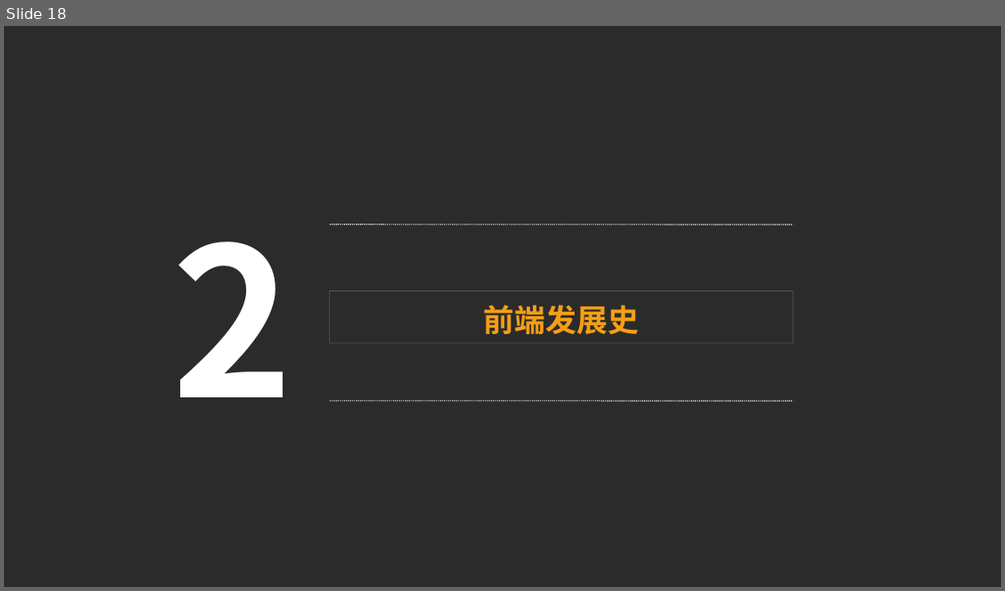
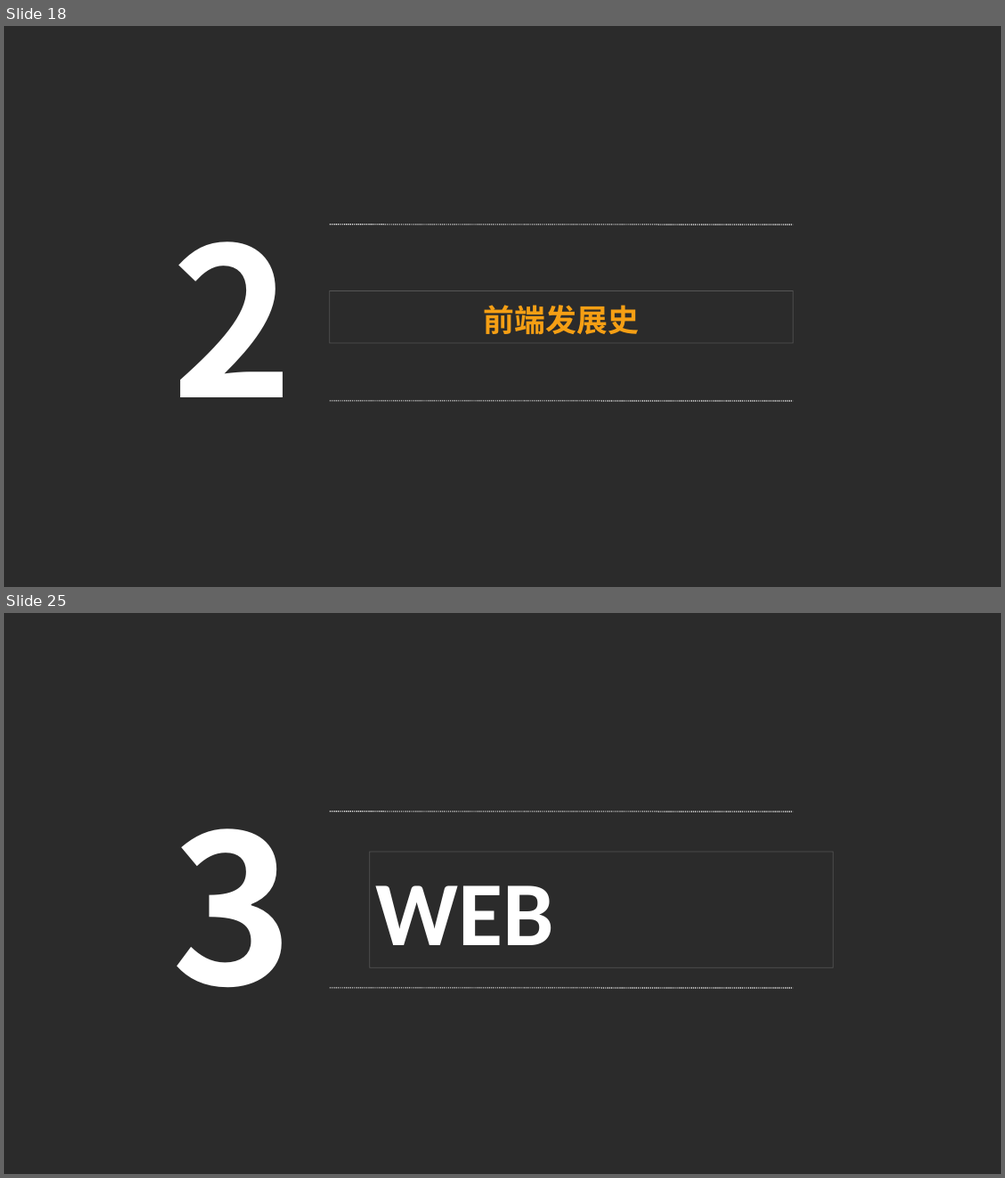
Before and after one commit to luke93h/git-blog, a slide deck: src/大前端简介.pptx. Shown one above the other, each under a label of ours: slide 18 before the commit, slides 18 and 25 after it; the slides between them are not shown. The pictures are 1005x591 and 1005x1178 pixels, drawn with LibreOffice and Linux fonts; fonts in the diff are those of the drawing; background and template pictures are left out; a plain dark background stands for a picture behind light text. Boxes give left, top, right and bottom in pixels: in the first picture for what was removed or moved away, otherwise in the second. Text is boxed around its words. In the diff, an @@ line names an element or a change of style, - is before the commit and + after.

```diff
--- a/src/大前端简介.pptx
+++ b/src/大前端简介.pptx
@@ slide 25 added at box(4, 613, 1001, 1174), background picture (left out) @@
@@ line added from (330, 811) to (793, 811), #FFFFFF 0.75 pt dashed @@
@@ text added at box(171, 828, 293, 988), 149 pt, text #FFFFFF, bold @@
+3
@@ rectangle added at box(370, 852, 833, 967), outline #FFFFFF 0.5 pt, 66 pt, text #FFFFFF, bold @@
+WEB
@@ line added from (330, 988) to (793, 988), #FFFFFF 0.75 pt dashed @@
```
Also in this commit, not shown: 1 slide changed, 40 other slides added, 1 slide removed, 4 other files.
